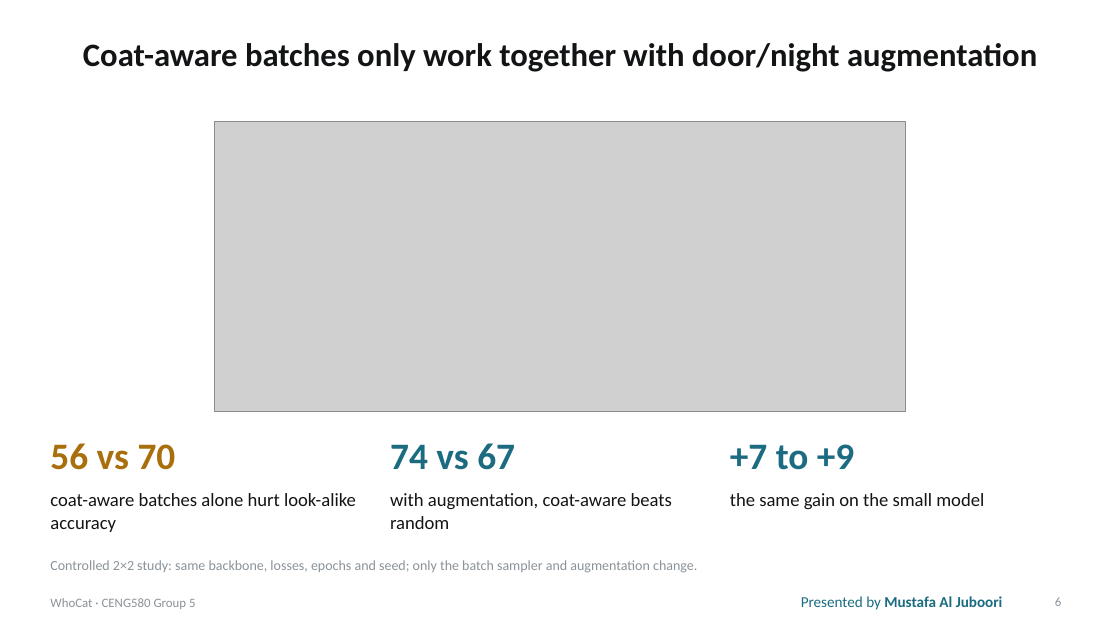
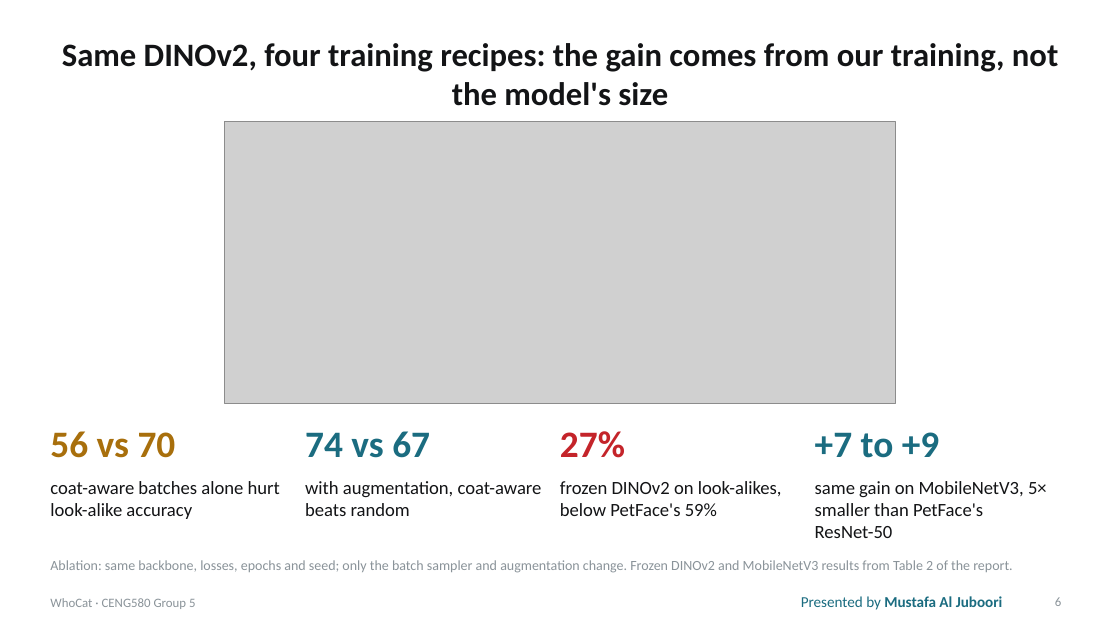
Before and after one commit to mustafanfj/WhoCat, a slide deck: slide 6 of paper/WhoCat_CENG580_Presentation.pptx. Drawn at 1120x630 pixels with LibreOffice and Linux fonts; fonts in the diff are those of the drawing; grey boxes stand for pictures. Boxes give left, top, right and bottom in pixels: in the first picture for what was removed or moved away, otherwise in the second. Text is boxed around its words. In the diff, an @@ line names an element or a change of style, - is before the commit and + after.

```diff
--- a/paper/WhoCat_CENG580_Presentation.pptx
+++ b/paper/WhoCat_CENG580_Presentation.pptx
@@ title at (62,43,1058,106): text changed @@
-Coat-aware batches only work together with door/night augmentation
+Same DINOv2, four training recipes: the gain comes from our training, not the model's size
@@ picture: place and size @@
-picture at (214,122,906,412)
+picture at (224,122,896,403)
@@ text "56 vs 70": place and size @@
-text "56 vs 70" at (50,443,176,470)
+text "56 vs 70" at (50,431,176,458)
@@ text "74 vs 67": place and size @@
-text "74 vs 67" at (390,443,515,470)
+text "74 vs 67" at (305,431,430,458)
@@ text added at (560,431,625,458), 32 pt, text #C4242A, bold @@
+27%
@@ text "+7 to +9": place and size @@
-text "+7 to +9" at (730,444,854,470)
+text "+7 to +9" at (815,432,939,458)
@@ text "coat-aware batches alone hurt look-alike ..." rewrapped from (50,493,356,532) to (50,481,280,519) @@
@@ text "with augmentation, coat-aware beats random" rewrapped from (390,493,672,529) to (305,481,542,516) @@
@@ text at (560,481,782,516): text changed @@
-the same gain on the small model
+frozen DINOv2 on look-alikes, below PetFace's 59%
@@ text added at (815,481,1047,538), 16 pt, text #131416 @@
+same gain on MobileNetV3, 5× smaller than PetFace's ResNet-50
@@ text at (50,560,1012,573): text changed @@
-Controlled 2×2 study: same backbone, losses, epochs and seed; only the batch sampler and augmentation change.
+Ablation: same backbone, losses, epochs and seed; only the batch sampler and augmentation change. Frozen DINOv2 and MobileNetV3 results from Table 2 of the report.
```
Also in this commit, not shown: 2 other slides changed.
